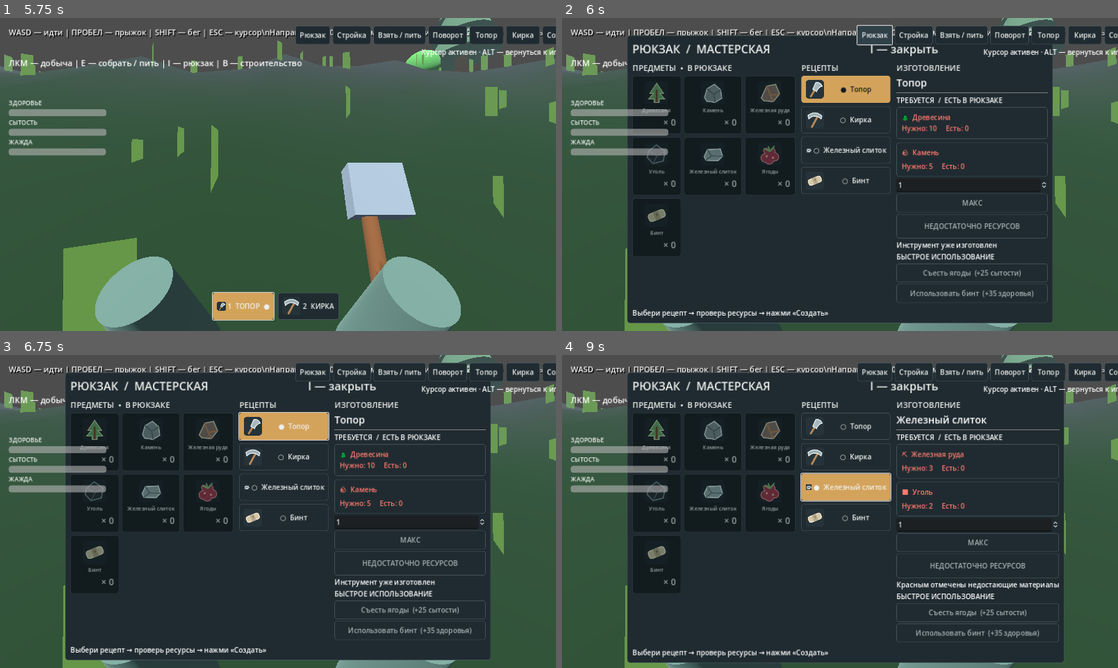
Above: before the commit, frames 1-4 (two rows, left to right).
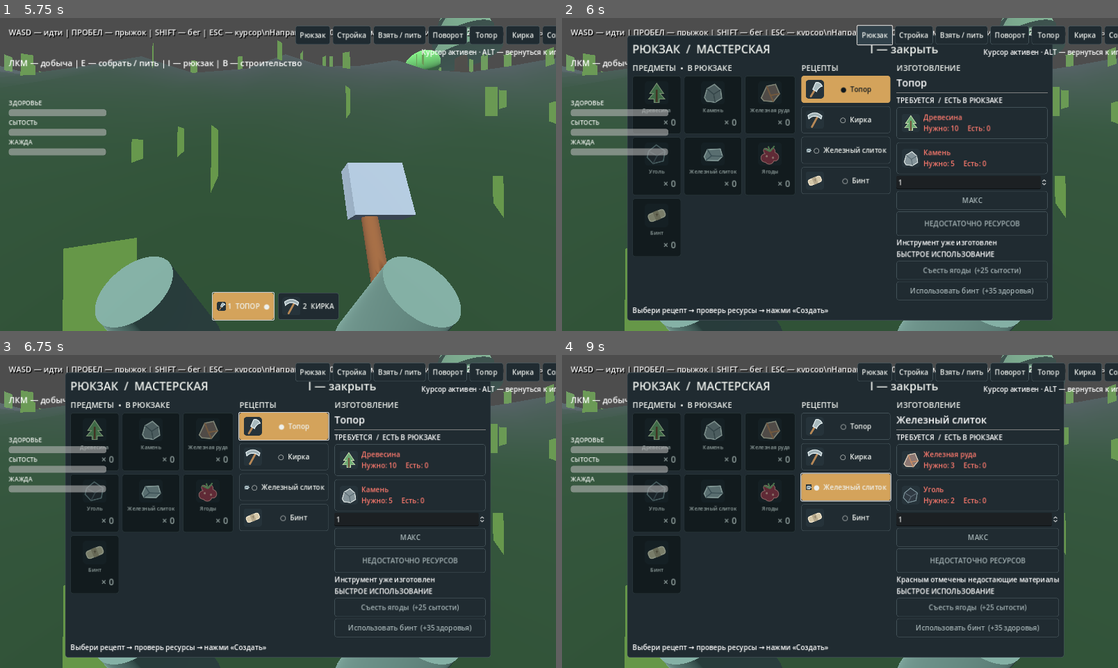
Above: after the commit, the same moments.

Repository: noval000/survival
Game: Godot game, scene res://scenes/Main.tscn
Same seed, same stepped clock (60 frames per second), same inputs: the game is played once before the commit and once after it.
Inputs (mouse positions are in pixels of both pictures, inside the frame that each line leads up to):
- Up to frame 1 (5.75 s): tap Enter at 0.5 s; move the mouse to (305, 174) at 0.52 s; hold Shift (sprint) 0.53-1.28 s; hold W (move_forward) 0.53-2.75 s; click (305, 174) at 0.67 s; tap Space (jump) at 0.77, 1.52 s; move the mouse to (250, 174) at 1.27 s; tap E at 1.35 s; move the mouse to (289, 168) at 2.02 s; tap Alt at 2.1 s; drag from (250, 237) to (111, 127) at 2.77 s; click "1 ТОПОР ●" at 3.5 s; click "2 КИРКА" at 4.25 s; click "1 ТОПОР" at 5 s
- Up to frame 2 (6 s): click "Рюкзак" at 5.75 s
- Up to frame 3 (6.75 s): click "● Топор" at 6.5 s
- Up to frame 4 (9 s): click "○ Кирка" at 7.25 s; click "○ Топор" at 8 s; click "○ Железный слиток" at 8.75 s

Frame 1 is identical in both runs. In frame 2, 4.2% of the frame differs, in the area x 11-89%, y 30-98%; in frame 3, 4.2%; in frame 4, 5.8%, in the area x 11-91%, y 30-99%.

Commit message:
Show ingredient icons beside required and available crafting materials

Diff:
--- a/godot/scripts/InventoryUI.gd
+++ b/godot/scripts/InventoryUI.gd
@@ -273,10 +273,19 @@
         var row := PanelContainer.new()
         row.add_theme_stylebox_override("panel", UI.panel_style())
         ingredient_list.add_child(row)
+        var contents := HBoxContainer.new()
+        contents.add_theme_constant_override("separation", 8)
+        row.add_child(contents)
+        var ingredient_icon := TextureRect.new()
+        ingredient_icon.texture = load(ICON_DIR + str(material) + ".svg") as Texture2D
+        ingredient_icon.custom_minimum_size = Vector2(42, 42)
+        ingredient_icon.expand_mode = TextureRect.EXPAND_IGNORE_SIZE
+        ingredient_icon.stretch_mode = TextureRect.STRETCH_KEEP_ASPECT_CENTERED
+        contents.add_child(ingredient_icon)
         var label := Label.new()
-        label.text = "%s  %s\nНужно: %d     Есть: %d" % [ITEMS[material][1], ITEMS[material][0], required, available]
+        label.text = "%s\nНужно: %d     Есть: %d" % [ITEMS[material][0], required, available]
         label.add_theme_color_override("font_color", Color(0.52, 0.95, 0.62) if good else Color(1.0, 0.48, 0.43))
-        row.add_child(label)
+        contents.add_child(label)
     craft_button.text = ("СОЗДАТЬ ×%d" % int(quantity_input.value)) if enough else "НЕДОСТАТОЧНО РЕСУРСОВ"
     max_button.disabled = max_craft_count() <= 0
     craft_button.disabled = not enough
